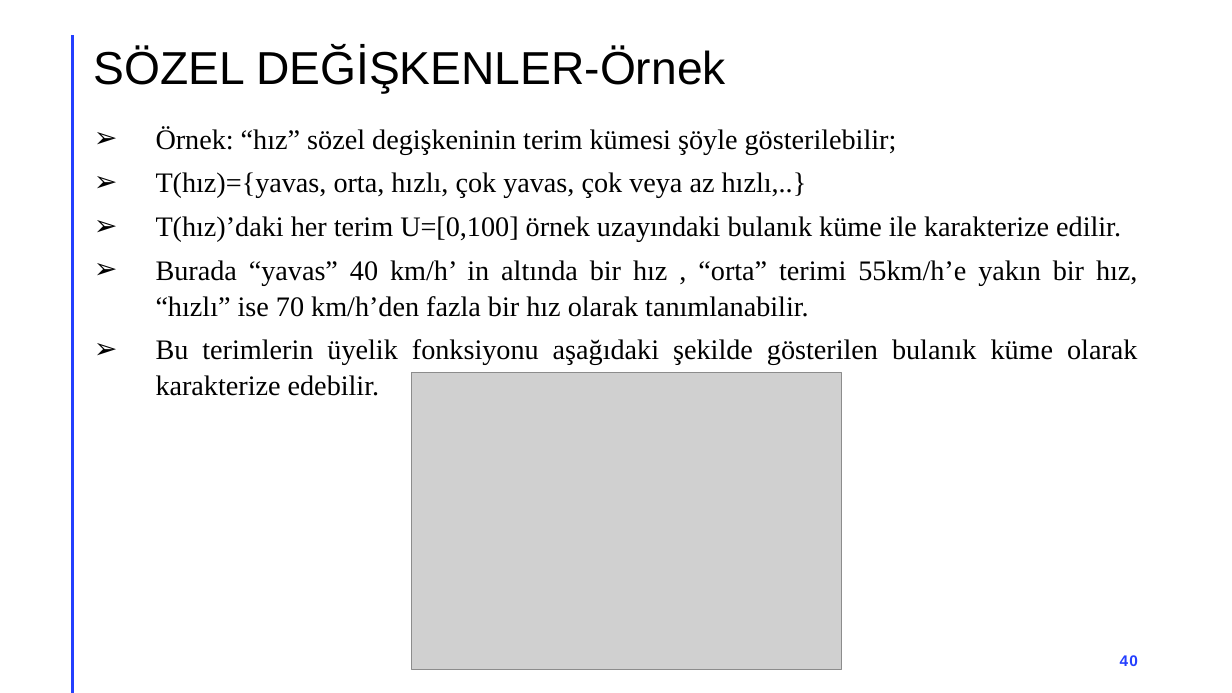
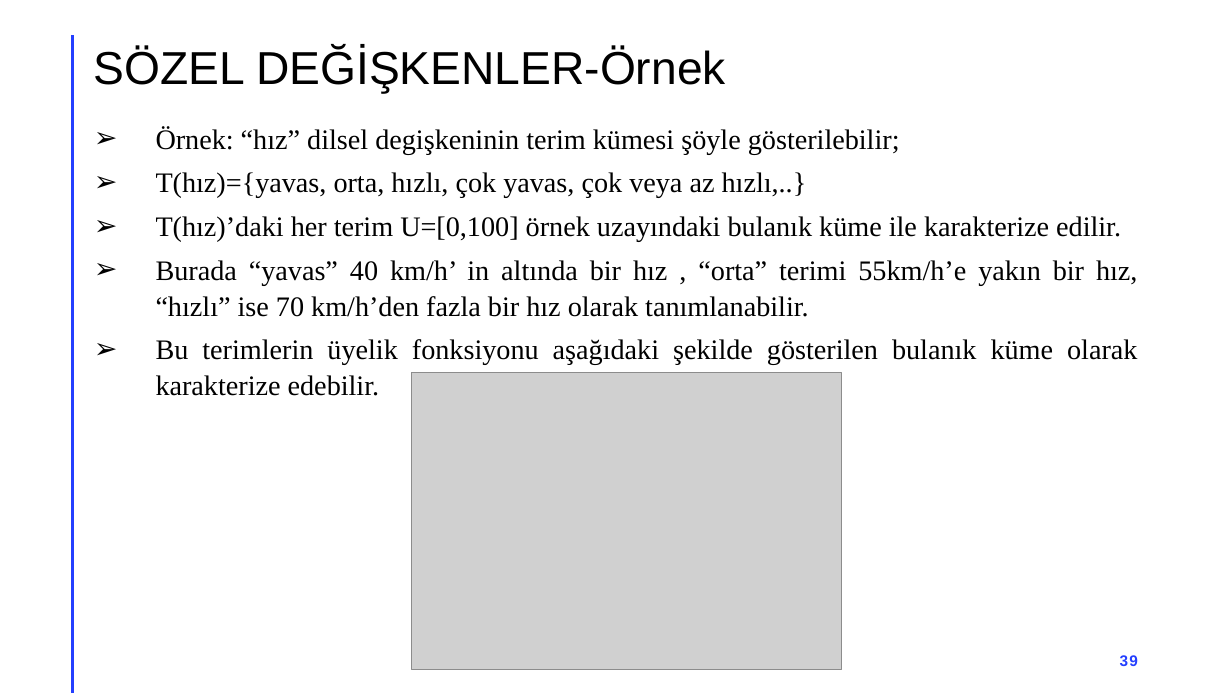
Before and after one commit to akaraci/Ileri-Bulanik-Mantik, a slide deck: slide 39 of Hafta-2.pptx (slide 40 before the commit). Drawn at 1232x693 pixels with LibreOffice and Linux fonts; fonts in the diff are those of the drawing; grey boxes stand for pictures. Boxes give left, top, right and bottom in pixels: in the first picture for what was removed or moved away, otherwise in the second. Text is boxed around its words. In the diff, an @@ line names an element or a change of style, - is before the commit and + after.

```diff
--- a/Hafta-2.pptx
+++ b/Hafta-2.pptx
@@ text at (x1=156, y1=127, x2=900, y2=154): text changed @@
-➢ Örnek: “hız” sözel degişkeninin terim kümesi şöyle gösterilebilir;
+➢ Örnek: “hız” dilsel degişkeninin terim kümesi şöyle gösterilebilir;
@@ page number at (x1=1120, y1=655, x2=1138, y2=666): text changed @@
-40
+39
```
Also in this commit, not shown: 24 other slides changed, 1 slide removed, 2 other files.
